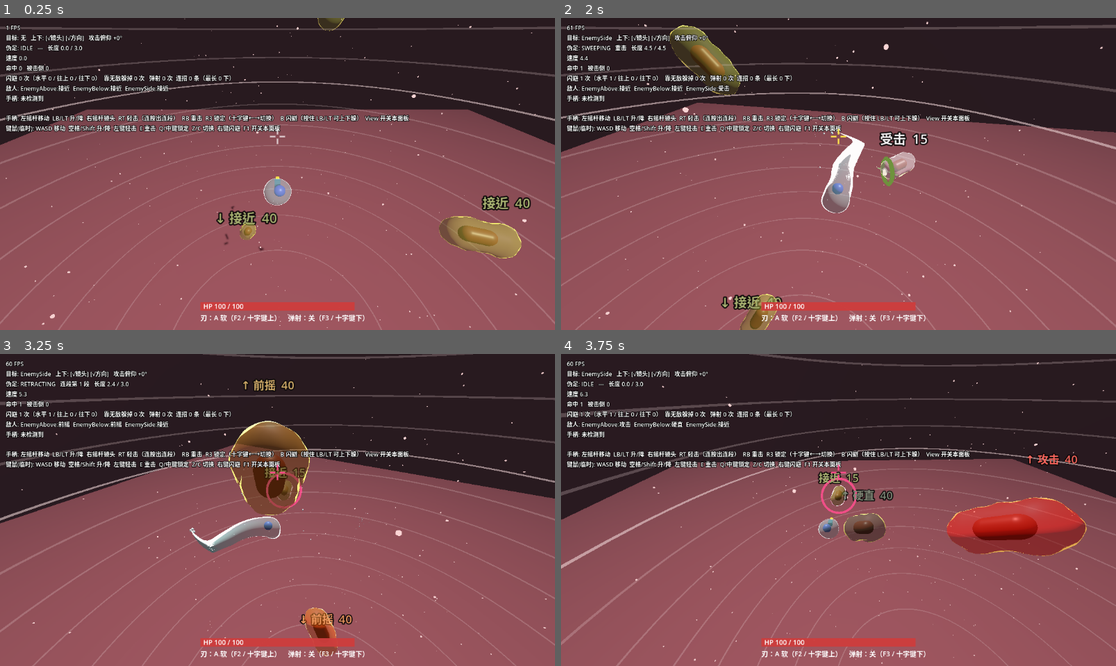
Above: before the commit, frames 1-4 (two rows, left to right).
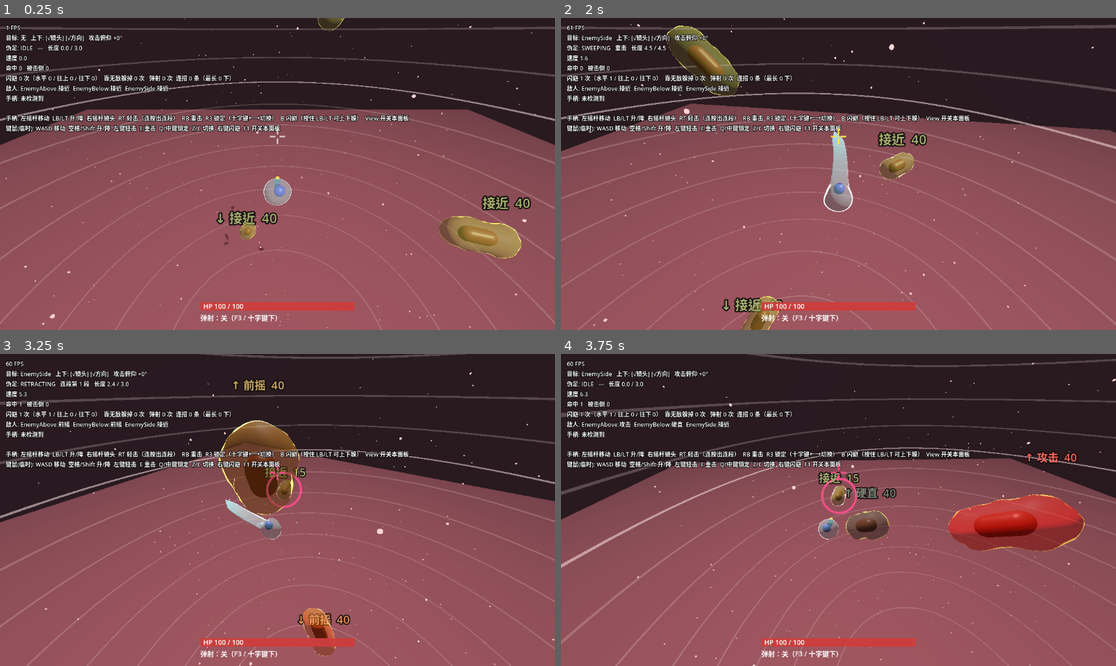
Above: after the commit, the same moments.

Repository: paddypasteur/cellgod
Game: Godot game, scene res://scenes/arena.tscn
Same seed, same stepped clock (60 frames per second), same inputs: the game is played once before the commit and once after it.
Inputs (mouse positions are in pixels of both pictures, inside the frame that each line leads up to):
- Up to frame 1 (0.25 s): no input
- Up to frame 2 (2 s): move the mouse to (960, 158) at 0.52 s; hold D (move_right) 0.53-1.28 s; right-click (960, 158) at 0.6 s; click (960, 158) at 0.67 s; move the mouse to (727, 189) at 1.27 s; hold S (move_back) from 1.28 s (still down); tap E (heavy_attack) at 1.35 s
- Up to frame 3 (3.25 s): move the mouse to (333, 441) at 2.02 s; release S (move_back) at 2.03 s; hold D (move_right) 2.03-2.78 s; tap C (lock_next) at 2.1 s; move the mouse to (249, 572) at 2.77 s; hold W (move_forward) from 2.78 s (still down); tap Q (lock_on) at 2.85 s; click (249, 572) at 2.92 s
- Up to frame 4 (3.75 s): move the mouse to (1005, 556) at 3.52 s; release W (move_forward) at 3.53 s; hold A (move_left) from 3.53 s (still down); tap Z (lock_prev) at 3.6 s

The runs differ from the first frame. In frame 1, 0.3% of the frame differs, in the area x 36-66%, y 95-98%; in frame 2, 4.8%; in frame 3, 7.0%, in the area x 0-100%, y 0-100%; in frame 4, 4.8%.

Commit message:
刃改成刀的形状（等宽、末段收尖、透镜截面、短过渡）；删掉分段弹簧和软/硬 A/B；挥扫角度加速度曲线（起手慢、到头硬停）
Co-Authored-By: Claude Opus 5.5 <noreply@anthropic.com>

Diff:
--- a/scripts/autoload/input_setup.gd
+++ b/scripts/autoload/input_setup.gd
@@ -33,8 +33,7 @@
     _add_action(&"toggle_debug", [_key(KEY_F1), _joy_button(JOY_BUTTON_BACK)])
     # 能力开关（当前：弹射），给开发者当场对比用
     _add_action(&"toggle_ability", [_key(KEY_F3), _joy_button(JOY_BUTTON_DPAD_DOWN)])
-    # 当前在测的 A/B 切换（2026-11-28 起：刃的韧劲）
-    _add_action(&"toggle_ab", [_key(KEY_F2), _joy_button(JOY_BUTTON_DPAD_UP)])
+    # F2 / 十字键上 留给以后的 A/B 切换（2026-11-28 刃的"软/硬"A/B 已删）
     # 闪避：手柄 B（类魂惯例），键鼠临时用右键
     _add_action(&"dodge", [_mouse(MOUSE_BUTTON_RIGHT), _joy_button(JOY_BUTTON_B)])
 
--- a/scripts/debug/playtest_logger.gd
+++ b/scripts/debug/playtest_logger.gd
@@ -22,7 +22,7 @@
 ##   lock      锁定状态变化；info = on / off / switch
 ## sample 的 info = L 表示当时处于锁定状态；hurt 的 info = locked 表示挨打时处于锁定状态
 ##   input     玩家按下攻击或闪避；info = 动作名（算"命中后到下一次输入的间隔"用）
-## preset 列 = 当时在测的 A/B（2026-11-28 起：刃的韧劲 A 软 / B 硬）；bounce 列 = 弹射能力开（1）/关（0）
+## preset 列 = 当时在测的 A/B（2026-11-28 刃的软/硬 A/B 删除后暂时为空）；bounce 列 = 弹射能力开（1）/关（0）
 ##   chain 的结束原因 no_target = 窗口里推了方向按了攻击，但锥形里没目标（想弹没弹出来）
 
 @export var player: Player
@@ -206,7 +206,7 @@
         "" if is_nan(rel_y) else "%.2f" % rel_y,
         "" if on_screen < 0 else str(on_screen),
         _threat_count(),
-        player.whip_preset,
+        "",
         info,
         1 if player.ability_chain_launch else 0,
     ])
--- a/scripts/player/player.gd
+++ b/scripts/player/player.gd
@@ -265,43 +265,34 @@
 ## 整团质量的弹簧：刚度越大跟得越紧；阻尼越小，收招后晃得越久
 @export var mass_stiffness: float = 160.0
 @export var mass_damping: float = 8.0
-## 刃方向的弹簧：追判定的方向。阻尼越小，挥到头冲过去（过冲）越多
-@export var blade_angle_stiffness: float = 420.0
-@export var blade_angle_damping: float = 13.0
+## 刃方向的弹簧：追判定的方向。刀是硬的，所以跟得很紧、几乎不冲过头——
+## 过冲留给整团质量（身体还会晃），刃本身"末端硬停"（2026-11-28 策划：韧在速度曲线上，不在刀身上）
+@export var blade_angle_stiffness: float = 1200.0
+@export var blade_angle_damping: float = 55.0
 ## 刃长度的弹簧
 @export var blade_length_stiffness: float = 380.0
 @export var blade_length_damping: float = 16.0
 ## 起手时刃的起点比判定起点再往后多少度：蓄的那一下往后拉
 @export var blade_wind_back_deg: float = 25.0
-## 韧劲（2026-11-28 开发者："整体看起来没有韧感"）：刃沿长度分成几段，每段追前一段，越往尖端越软。
-## 挥出去时尖端跟不上根部、整片向后弓；根部停下后尖端再抽过去——"弓 → 抽"
-## 甩多少是手感问题，做成 A/B 让开发者当场切（F2 / 十字键上）：
-##   A = 软，甩得多（尖端明显弓、收招时会打卷）；B = 硬，甩得少（只弓一点，收招不打卷）
-## 切换时会覆盖下面三个值
-@export_enum("A", "B") var whip_preset: String = "A":
-    set(value):
-        whip_preset = value
-        _apply_whip_preset()
-## 分几段
-@export_range(2, 8) var blade_segments: int = 4
-## 每往外一段，刚度乘以这个数（越小尖端越软、越跟不上）
-@export_range(0.1, 1.0) var blade_tip_softness: float = 0.6
-## 每段的阻尼比：越小抽回来时越弹（< 1 才会冲过头）
-@export_range(0.05, 1.5) var blade_segment_damping_ratio: float = 0.45
-## 每一段相对根部最多弯多少弧度（防止转一圈）
-@export var blade_bend_max: float = 1.4
-## 根部有多宽（度）：膜上离出手方向这么多度以内的部分会被拉出去。越大和身体连得越自然
+## 挥扫的速度曲线：角度 = 进度 ^ 这个数。1 = 匀速；大于 1 = 起手慢、越挥越快、到头硬停。
+## 那一下"唰"是加速度给的。判定和画面都按这条曲线走
+@export var swing_ease_power: float = 2.0
+## 根部有多宽（度）：膜上离出手方向这么多度以内的部分会被拉成刃
 @export_range(20.0, 85.0) var blade_root_deg: float = 72.0
-## 刃的横截面（2026-11-28 开发者："还是一个柱形""自然而然地过渡成偏片状的"）：
-## 在挥击平面内铺开的宽度倍数、垂直于挥击平面的厚度倍数。根部是身体（圆），往外逐渐过渡，尖端最扁
-@export var blade_width: float = 1.4
-@export_range(0.02, 1.0) var blade_thickness: float = 0.15
-## 刃尖收尖的程度（0 = 圆头，1 = 尖到一个点）
-@export_range(0.0, 1.0) var blade_tip_sharp: float = 0.85
-## 伸出长度沿刃的分布：大于 1 时质量堆在根部、尖端是一根细刺（剪影像"球 + 针"）；接近 1 时从身体到刃尖均匀变细
-@export var blade_profile: float = 0.9
-## 刃静止时也带一点弯（弧度），弯向挥过来的方向：停住时不是一根直棍
-@export var blade_rest_curve: float = 0.3
+## 刃的形状（2026-11-28 开发者："本质还是圆锥""特别规则的圆锥""要尽可能去模仿正常的那种冷兵器的样子"）。
+## 照冷兵器：大部分长度几乎等宽，只在最后一段收尖；截面是透镜形、有刃口；整体直的，只带一点单向的弯
+## 刃宽（米，挥击平面内）
+@export var blade_width: float = 0.7
+## 截面厚度 / 宽度（≤ 0.2 才像刀）
+@export_range(0.02, 0.5) var blade_thickness_ratio: float = 0.15
+## 从全长的多少开始收尖（之前几乎等宽）
+@export_range(0.3, 0.95) var blade_tip_start: float = 0.78
+## 等宽段到收尖前宽度只收窄到多少（1 = 完全等宽）
+@export_range(0.5, 1.0) var blade_keep_width: float = 0.9
+## 根部从身体鼓起来铺开成片的过渡段占全长多少：要短，不然整条看起来都在收细
+@export_range(0.02, 0.5) var blade_root_blend: float = 0.15
+## 刀身单向的轻微弯曲（弧度，刃尖处），弯向挥过来的方向，像军刀。不要大，大了就是鞭子
+@export var blade_curve: float = 0.1
 ## 胞质被带着走：挥击时膜纹顺挥击方向流动，挥完按这个速度散回乱流（每秒）
 @export var flow_align_decay: float = 2.5
 @export var flow_advect_speed: float = 5.0
@@ -339,9 +330,6 @@
 var _mass_vel: Vector3 = Vector3.ZERO
 var _blade_angle: float = 0.0
 var _blade_angle_vel: float = 0.0
-## 刃沿长度的各段角度和角速度（0 = 根部 = _blade_angle）
-var _seg_angle: PackedFloat32Array = PackedFloat32Array()
-var _seg_vel: PackedFloat32Array = PackedFloat32Array()
 var _blade_len: float = 0.0
 var _blade_len_vel: float = 0.0
 var _blade_base: Vector3 = Vector3.FORWARD
@@ -463,7 +451,6 @@
     health = max_health
     _ensure_tiers()
     _apply_look()
-    _apply_whip_preset()
     _create_lock_marker()
 
 
@@ -484,8 +471,6 @@
         _heavy_buffer = input_buffer_time
     elif _is_fresh_press(event, &"dodge"):
         _dodge_buffer = dodge_buffer_time
-    elif _is_fresh_press(event, &"toggle_ab"):
-        whip_preset = "B" if whip_preset == "A" else "A"
     elif event.is_action_pressed(&"toggle_ability"):
         ability_chain_launch = not ability_chain_launch
         if not ability_chain_launch:
@@ -884,13 +869,12 @@
             attacking = true
             len_goal = _pod_length
     if attacking:
-        var ang_goal: float = lerpf(_swing_start, _swing_end, _swing_t)
+        var ang_goal: float = lerpf(_swing_start, _swing_end, _swing_progress())
         var acc: float = (ang_goal - _blade_angle) * blade_angle_stiffness - _blade_angle_vel * blade_angle_damping
         _blade_angle_vel += acc * delta
         _blade_angle += _blade_angle_vel * delta
         var follow: float = mass_follow_heavy if _attack_is_heavy else mass_follow_light
         mass_goal = _blade_dir() * follow * clampf(_blade_len / maxf(_target_length, 0.001), 0.0, 1.0)
-    _update_blade_segments(delta)
     var len_acc: float = (len_goal - _blade_len) * blade_length_stiffness - _blade_len_vel * blade_length_damping
     _blade_len_vel += len_acc * delta
     _blade_len = maxf(_blade_len + _blade_len_vel * delta, 0.0)
@@ -911,8 +895,7 @@
         _flow_align *= exp(-flow_align_decay * delta)
     _flow_advect += _flow_align * flow_advect_speed * delta
 
-    var curve: PackedFloat32Array = _blade_bend_curve()
-    var bend: float = curve[4]
+    var bend: float = -signf(_swing_end - _swing_start) * blade_curve
     if _body_material != null:
         # Player 自身不旋转，身体网格的模型空间就是世界朝向
         var m_len: float = _mass.length()
@@ -921,12 +904,13 @@
         _body_material.set_shader_parameter(&"pod_dir", _blade_dir())
         _body_material.set_shader_parameter(&"pod_len", _blade_len)
         _body_material.set_shader_parameter(&"pod_axis", _blade_axis)
-        _body_material.set_shader_parameter(&"pod_bend_curve", curve)
+        _body_material.set_shader_parameter(&"pod_curve", bend)
         _body_material.set_shader_parameter(&"pod_root_cos", cos(deg_to_rad(blade_root_deg)))
         _body_material.set_shader_parameter(&"pod_width", blade_width)
-        _body_material.set_shader_parameter(&"pod_thickness", blade_thickness)
-        _body_material.set_shader_parameter(&"pod_tip_sharp", blade_tip_sharp)
-        _body_material.set_shader_parameter(&"pod_profile", blade_profile)
+        _body_material.set_shader_parameter(&"pod_thickness_ratio", blade_thickness_ratio)
+        _body_material.set_shader_parameter(&"pod_tip_start", blade_tip_start)
+        _body_material.set_shader_parameter(&"pod_keep_width", blade_keep_width)
+        _body_material.set_shader_parameter(&"pod_root_blend", blade_root_blend)
         _body_material.set_shader_parameter(&"flow_dir", _flow_dir)
         _body_material.set_shader_parameter(&"flow_align", _flow_align)
         _body_material.set_shader_parameter(&"flow_advect", _flow_advect)
@@ -944,57 +928,6 @@
             _droplets.initial_velocity_max = 2.0 + speed * 0.25
 
 
-func _apply_whip_preset() -> void:
-    if whip_preset == "A":
-        blade_tip_softness = 0.6
-        blade_segment_damping_ratio = 0.45
-        blade_bend_max = 1.4
-    else:
-        blade_tip_softness = 0.8
-        blade_segment_damping_ratio = 0.7
-        blade_bend_max = 0.8
-
-
-## 一串弹簧：第 i 段追第 i-1 段，刚度按 blade_tip_softness 逐段变小
-func _update_blade_segments(delta: float) -> void:
-    if _seg_angle.size() != blade_segments + 1:
-        _seg_angle.resize(blade_segments + 1)
-        _seg_vel.resize(blade_segments + 1)
-        for i: int in _seg_angle.size():
-            _seg_angle[i] = _blade_angle
-            _seg_vel[i] = 0.0
-    _seg_angle[0] = _blade_angle
-    _seg_vel[0] = _blade_angle_vel
-    var k: float = blade_angle_stiffness
-    for i: int in range(1, _seg_angle.size()):
-        k *= blade_tip_softness
-        var c: float = 2.0 * blade_segment_damping_ratio * sqrt(k)
-        var acc: float = (_seg_angle[i - 1] - _seg_angle[i]) * k - (_seg_vel[i] - _seg_vel[i - 1]) * c
-        _seg_vel[i] += acc * delta
-        _seg_angle[i] += _seg_vel[i] * delta
-        # 每段相对前一段的弯折有上限，防止转出一圈
-        var lim: float = blade_bend_max / blade_segments
-        var off: float = clampf(_seg_angle[i] - _seg_angle[i - 1], -lim, lim)
-        _seg_angle[i] = _seg_angle[i - 1] + off
-
-
-## 给着色器的 5 个采样点（根部 → 尖端）：各段相对根部的弯折，加上静止时的那一点弯
-func _blade_bend_curve() -> PackedFloat32Array:
-    var out := PackedFloat32Array()
-    out.resize(5)
-    var n: int = _seg_angle.size() - 1
-    var rest: float = -signf(_swing_end - _swing_start) * blade_rest_curve
-    for j: int in 5:
-        var f: float = j / 4.0
-        var off: float = 0.0
-        if n > 0:
-            var x: float = f * n
-            var i0: int = mini(int(floor(x)), n - 1)
-            off = lerpf(_seg_angle[i0], _seg_angle[i0 + 1], x - i0) - _seg_angle[0]
-        out[j] = clampf(off + rest * f, -blade_bend_max, blade_bend_max)
-    return out
-
-
 ## 画面上的刃当前指向（追判定的弹簧，不是判定本身）
 func _blade_dir() -> Vector3:
     return _blade_base.rotated(_blade_axis, _blade_angle)
@@ -1006,11 +939,6 @@
     _blade_axis = _swing_axis
     _blade_angle = _swing_start + deg_to_rad(blade_wind_back_deg) * signf(_swing_start)
     _blade_angle_vel = 0.0
-    _seg_angle.resize(blade_segments + 1)
-    _seg_vel.resize(blade_segments + 1)
-    for i: int in _seg_angle.size():
-        _seg_angle[i] = _blade_angle
-        _seg_vel[i] = 0.0
 
 
 func _create_droplets() -> void:
@@ -1342,7 +1270,12 @@
 
 ## 伪足当前实际指向，随挥扫进度转动
 func _pod_dir() -> Vector3:
-    return _attack_dir.rotated(_swing_axis, lerpf(_swing_start, _swing_end, _swing_t))
+    return _attack_dir.rotated(_swing_axis, lerpf(_swing_start, _swing_end, _swing_progress()))
+
+
+## 挥扫的角度进度（0..1）：起手慢、越挥越快、到头硬停
+func _swing_progress() -> float:
+    return pow(clampf(_swing_t, 0.0, 1.0), swing_ease_power)
 
 
 ## 把挥扫推进到 to_t，按角度步长逐段检测，防止一帧扫过头跳过目标。
@@ -1350,7 +1283,8 @@
 func _sweep_swing_to(to_t: float) -> bool:
     var from_t: float = _swing_t
     var swept_deg: float = rad_to_deg(absf(_swing_end - _swing_start) * (to_t - from_t))
-    var steps: int = maxi(1, ceili(swept_deg / swing_check_step_deg))
+    # 角度按速度曲线走，末段比匀速快 swing_ease_power 倍，步数按最快的那段算
+    var steps: int = maxi(1, ceili(swept_deg * maxf(swing_ease_power, 1.0) / swing_check_step_deg))
     for i: int in range(1, steps + 1):
         _swing_t = lerpf(from_t, to_t, float(i) / float(steps))
         if _check_pod_overlap() and not swing_pass_through:
@@ -1610,8 +1544,7 @@
 
 ## 血条下面那行提示：弹射开关状态常驻（试玩时开发者要知道自己在玩哪种），闪避冷却中再加一句
 func get_hud_hint() -> String:
-    var hint: String = "刃：%s（F2 / 十字键上）    弹射：%s（F3 / 十字键下）" % [
-        "A 软" if whip_preset == "A" else "B 硬", "开" if ability_chain_launch else "关"]
+    var hint: String = "弹射：%s（F3 / 十字键下）" % ("开" if ability_chain_launch else "关")
     if _dodge_cooldown_timer > 0.0:
         hint += "    闪避冷却中"
     return hint
--- a/shaders/cell_membrane.gdshader
+++ b/shaders/cell_membrane.gdshader
@@ -37,25 +37,27 @@
 // 背面凹陷相对正面鼓出的比例
 uniform float stretch_back_ratio = 0.35;
 
-// —— 刃：从膜上拉出去的舌状突起（模型空间）——
+// —— 刃：膜上朝出手方向的一片被拉成一把刀（模型空间）——
+// 2026-11-28 开发者："本质还是圆锥""特别规则的圆锥""要尽可能去模仿正常的那种冷兵器的样子"。
+// 所以刃的形状不再从球面"拉长"出来（那样宽度沿长度匀速变小 = 圆锥），而是直接按刀的轮廓摆顶点：
+// 大部分长度几乎等宽、最后一段收尖；截面是扁的透镜形（宽在挥击平面内）；根部一小段从身体平滑过渡
 // 方向、伸出长度（米，从膜表面算）
 uniform vec3 pod_dir = vec3(0.0, 0.0, -1.0);
 uniform float pod_len = 0.0;
-// 挥动所绕的轴：刃在垂直于这根轴的平面里挥
+// 挥动所绕的轴：刃在垂直于这根轴的平面里挥，刃宽躺在这个平面里
 uniform vec3 pod_axis = vec3(0.0, 1.0, 0.0);
-// 刃沿长度各处相对根部的弯折角（弧度）：0 = 根部，4 = 尖端，中间线性插值。
-// 由脚本里一串越往尖端越软的弹簧算出——尖端跟不上根部、整片向后弓、到头再抽回来，这就是韧劲
-uniform float pod_bend_curve[5];
-// 根部有多宽：膜上离出手方向多少度以内的部分会被拉出去（存余弦）。越小根部越宽、和身体越连成一片
-uniform float pod_root_cos = 0.55;
-// 横截面（2026-11-28 开发者："还是一个柱形……要自然而然地过渡成偏片状的"）：
-// 在挥击平面内铺开（宽度倍数）、垂直于挥击平面压扁（厚度倍数）。根部 = 身体是圆的，往外逐渐过渡，尖端最扁
-uniform float pod_width = 1.6;
-uniform float pod_thickness : hint_range(0.02, 1.0) = 0.15;
-// 刃尖收尖：没有这一项时，刃的末端还是原来那个球的球冠，圆头，剪影像香肠
-uniform float pod_tip_sharp : hint_range(0.0, 1.0) = 0.85;
-// 伸出长度沿突起的分布：大于 1 时质量集中在根部，尖端拉得更细长
-uniform float pod_profile = 1.4;
+// 刀身单向的轻微弯曲（弧度，刃尖处）
+uniform float pod_curve = 0.0;
+// 膜上离出手方向多少度以内的部分变成刃（存余弦）
+uniform float pod_root_cos = 0.3;
+// 刃宽（米）、截面厚度 / 宽度
+uniform float pod_width = 0.5;
+uniform float pod_thickness_ratio = 0.15;
+// 从全长的多少开始收尖；收尖之前宽度只收窄到多少
+uniform float pod_tip_start = 0.78;
+uniform float pod_keep_width = 0.9;
+// 根部从身体过渡到刃的那一段占全长多少
+uniform float pod_root_blend = 0.15;
 // 刃的部分硬化（不透明、少起伏）
 uniform float pod_hardness : hint_range(0.0, 1.0) = 0.8;
 
@@ -81,25 +83,34 @@
     vec3 n = NORMAL;
     vec3 p = rest;
 
-    // 刃：膜上朝出手方向的那一片被拉出去。s = 0 在根部边缘、1 在正中（尖端）
+    // 刃：t = 0 在根部边缘、1 在刃尖。膜上的这一片按 t 重新摆成刀的形状
     float s = 0.0;
     if (pod_len > 0.001) {
-        s = smoothstep(pod_root_cos, 1.0, dot(u, pod_dir));
+        float t = smoothstep(pod_root_cos, 1.0, dot(u, pod_dir));
+        s = t;
+        // 截面坐标：x 沿刃宽（挥击平面内），y 沿厚度（挥动轴）
+        vec3 ew = normalize(cross(pod_axis, pod_dir));
         vec3 lat = rest - pod_dir * dot(rest, pod_dir);
-        float out_of_plane = dot(lat, pod_axis);
-        vec3 in_plane = lat - pod_axis * out_of_plane;
-        lat = in_plane * mix(1.0, pod_width, s) + pod_axis * out_of_plane * mix(1.0, pod_thickness, s);
-        lat *= 1.0 - pod_tip_sharp * s * s * s;
-        float ext = pod_len * pow(s, pod_profile);
-        p = pod_dir * (dot(rest, pod_dir) + ext) + lat;
-        // 沿长度查弯折角：越往外弯得越多，弯成弧
-        float f = clamp(ext / pod_len, 0.0, 1.0) * 4.0;
-        int i0 = int(min(floor(f), 3.0));
-        float ang = mix(pod_bend_curve[i0], pod_bend_curve[i0 + 1], f - float(i0));
+        vec2 c = vec2(dot(lat, ew), dot(lat, pod_axis));
+        vec2 cn = length(c) > 1e-5 ? normalize(c) : vec2(0.0);
+        // 轮廓：几乎等宽，最后一段收尖。刃很短（刚伸出 / 快收回）时宽度跟着缩，不留一块方板
+        float w = t < pod_tip_start
+            ? mix(1.0, pod_keep_width, t / pod_tip_start)
+            : pod_keep_width * (1.0 - (t - pod_tip_start) / (1.0 - pod_tip_start));
+        float hw = 0.5 * pod_width * w * clamp(pod_len / 1.0, 0.3, 1.0);
+        float ht = hw * pod_thickness_ratio;
+        // 透镜形截面：宽度方向两边收成刃口
+        float along = mix(r * 0.35, r + pod_len, t);
+        vec3 blade = pod_dir * along + ew * (hw * cn.x) + pod_axis * (ht * cn.y * (1.0 - 0.3 * abs(cn.x)));
+        // 根部一小段从身体的球面平滑过渡到刃
+        float b = smoothstep(0.0, pod_root_blend, t);
+        p = mix(rest, blade, b);
+        // 单向轻微弯曲，越往刃尖越弯
+        float ang = pod_curve * t * t;
         p = rotate_axis(p, pod_axis, ang);
-        // 法线近似：突起侧面朝外，尖端朝前
-        vec3 side = lat + pod_dir * 0.15 * r;
-        n = normalize(mix(NORMAL, normalize(side + vec3(1e-5)), s));
+        // 扁截面的法线：宽面朝挥动轴方向，刃口朝两侧
+        vec3 nb = normalize(ew * cn.x * pod_thickness_ratio + pod_axis * cn.y + pod_dir * 0.02);
+        n = normalize(mix(NORMAL, nb, b));
         n = rotate_axis(n, pod_axis, ang);
     }
     v_blade = s * step(0.001, pod_len);
--- a/tests/silhouette_strip.gd
+++ b/tests/silhouette_strip.gd
@@ -41,9 +41,6 @@
     _vp.add_child(_p)
     # 攻击的上下角度平时跟镜头俯仰走；俯视镜头会让它朝正下方打，剪影就不是游戏里的样子了
     _p.vertical_from_camera = false
-    for arg: String in OS.get_cmdline_user_args():
-        if arg.begins_with("--preset="):
-            _p.whip_preset = arg.trim_prefix("--preset=")
     # 重击的扇形预告是半透明的辅助图形，不属于细胞本身，剪影里不要它
     _p.show_reach_preview = false
     var t: int = 60
Binary file added: docs/img/silhouette_2026-11-28_knife.png
Binary file removed: docs/img/silhouette_2026-11-28_whipA.png
Binary file removed: docs/img/silhouette_2026-11-28_whipB.png
Not shown, changed: docs/INBOX.md
Not shown, changed: docs/STATE.md
